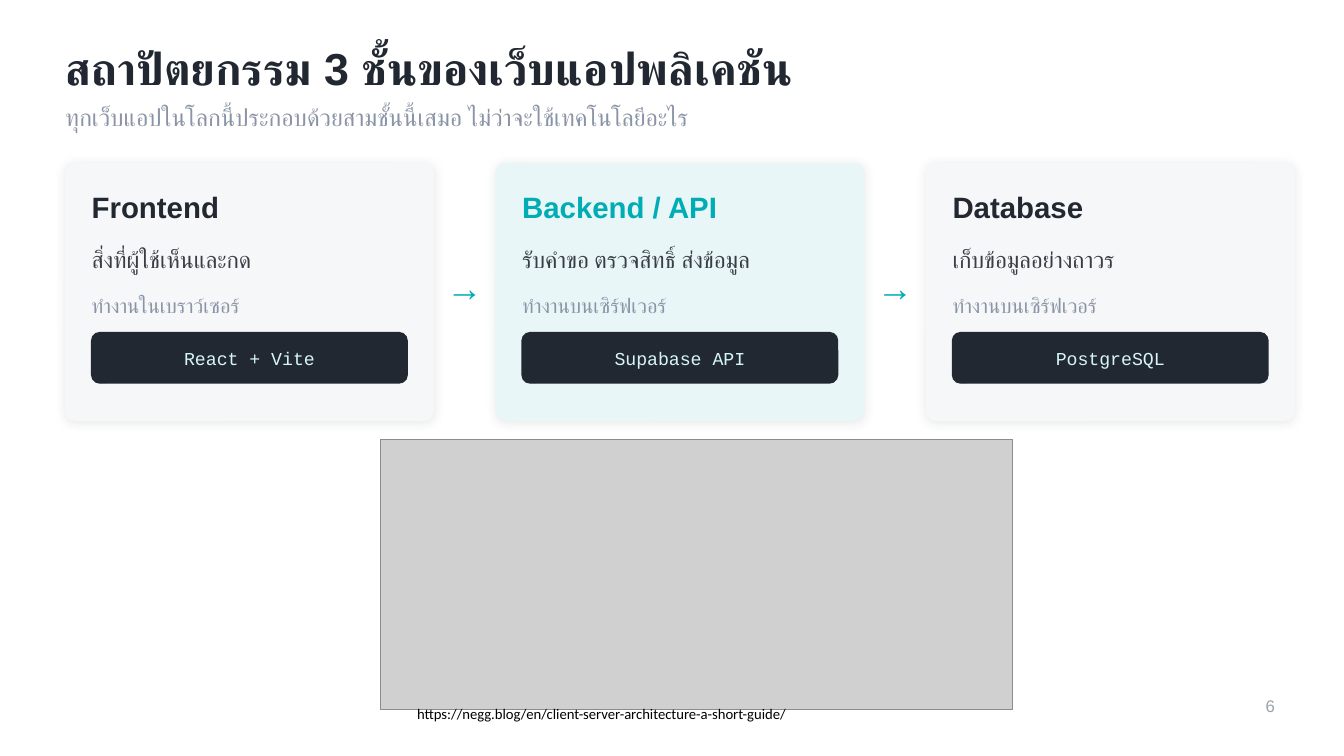
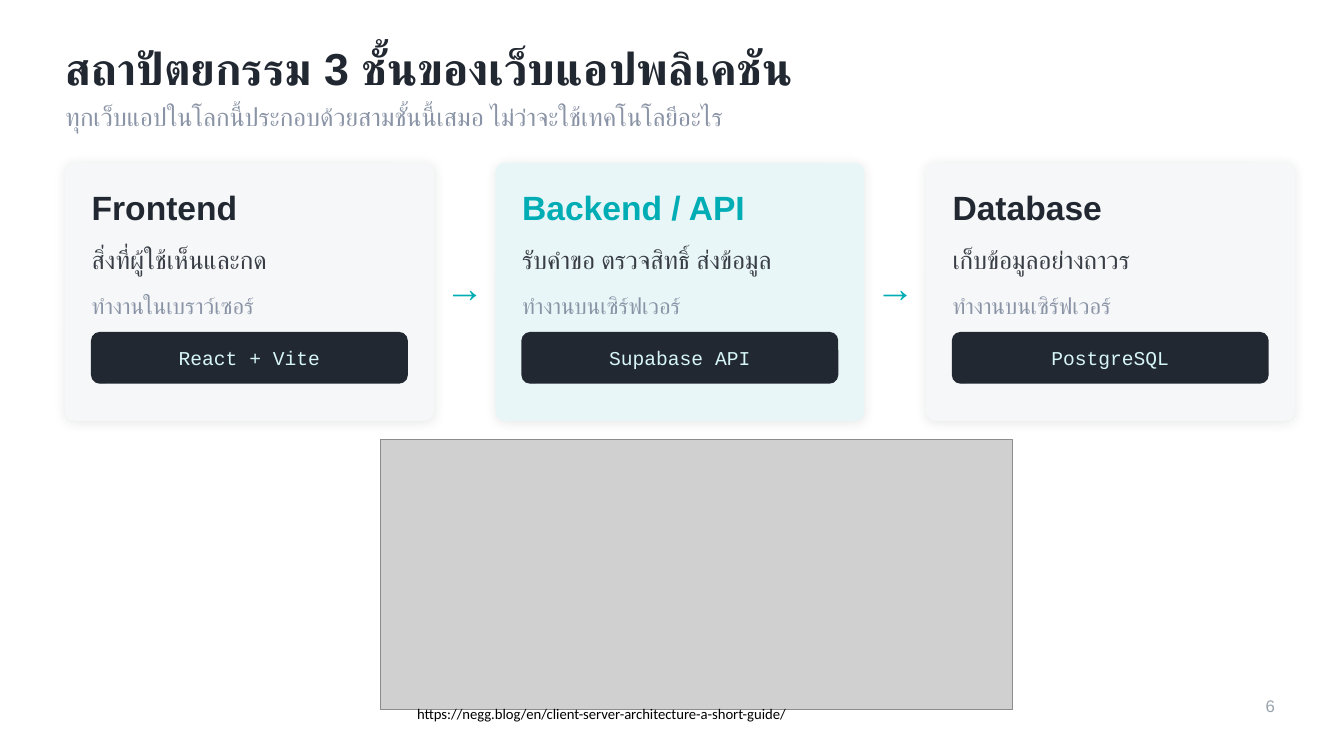
Before and after one commit to dookda/cmu_workshop_antigravity, a slide deck: slide 5 of Funding_Hub_Antigravity_Workshop.pptx. Drawn at 1344x756 pixels with LibreOffice and Linux fonts; fonts in the diff are those of the drawing; grey boxes stand for pictures. Boxes give left, top, right and bottom in pixels: in the first picture for what was removed or moved away, otherwise in the second. Text is boxed around its words. In the diff, an @@ line names an element or a change of style, - is before the commit and + after.

```diff
--- a/Funding_Hub_Antigravity_Workshop.pptx
+++ b/Funding_Hub_Antigravity_Workshop.pptx
@@ text "ทุกเว็บแอปในโลกนี้ประกอบด้วยสามชั้นนี้เสมอ ไม่ว่าจะใช้เทคโนโ ..." at box(65, 107, 723, 133): size 17 to 18 pt @@
@@ size 21 to 24 pt in 3 elements at box(92, 195, 238, 221), box(522, 195, 745, 221), box(953, 195, 1102, 221) @@
@@ size 16.5 to 18 pt in 3 elements at box(92, 249, 267, 275), box(522, 249, 771, 275), box(953, 249, 1130, 275) @@
@@ text "→" at box(436, 262, 494, 313): size 26 to 28 pt @@
@@ text "→" at box(866, 262, 925, 313): size 26 to 28 pt @@
@@ size 14.5 to 16 pt in 3 elements at box(92, 296, 254, 314), box(522, 296, 680, 314), box(953, 296, 1111, 314) @@
@@ size 13 to 14 pt in 3 elements at box(179, 351, 320, 365), box(609, 351, 750, 369), box(1051, 352, 1169, 369) @@
```
Also in this commit, not shown: 10 other slides changed, 1 slide removed, 1 other file.
